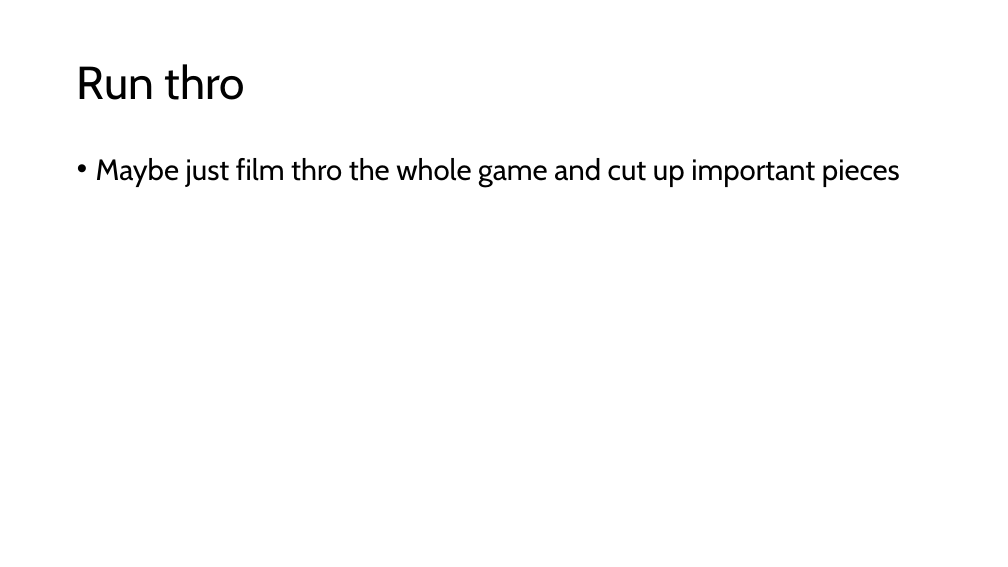
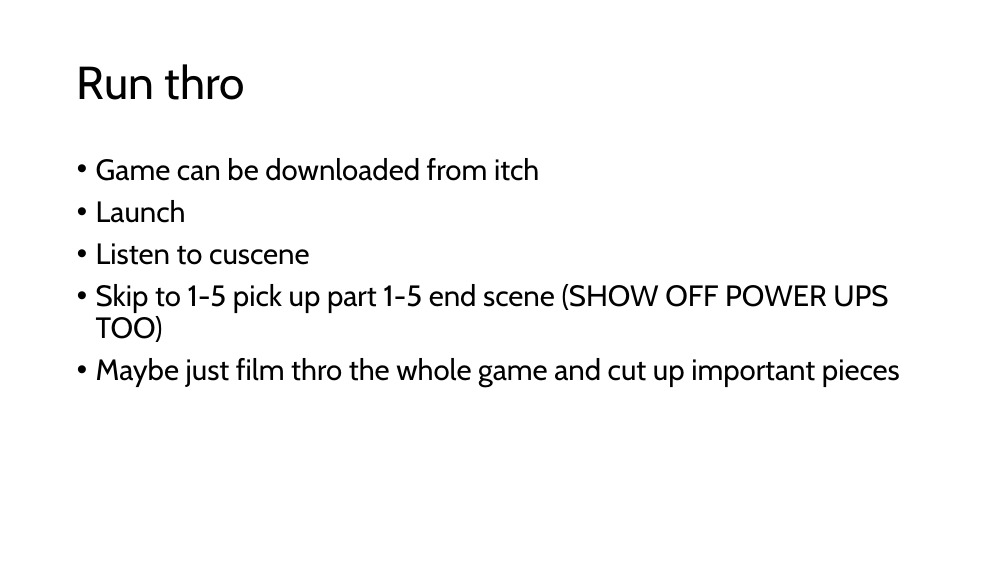
Before and after one commit to Mdot5596/Timeline-Takedown, a slide deck: slide 4 of Documentation/Report/Project Video.pptx (slide 3 before the commit). Drawn at 1008x567 pixels with LibreOffice and Linux fonts; fonts in the diff are those of the drawing. Boxes give left, top, right and bottom in pixels: in the first picture for what was removed or moved away, otherwise in the second. Text is boxed around its words. In the diff, an @@ line names an element or a change of style, - is before the commit and + after.

Commit message:
Build of Game

```diff
--- a/Documentation/Report/Project Video.pptx
+++ b/Documentation/Report/Project Video.pptx
@@ text at box(96, 158, 888, 342): paragraphs added @@
+• Game can be downloaded from itch
+• Launch
+• Listen to cuscene
+• Skip to 1-5 pick up part 1-5 end scene (SHOW OFF POWER UPS TOO)
```
Also in this commit, not shown: 1 slide added, 48 other files.
